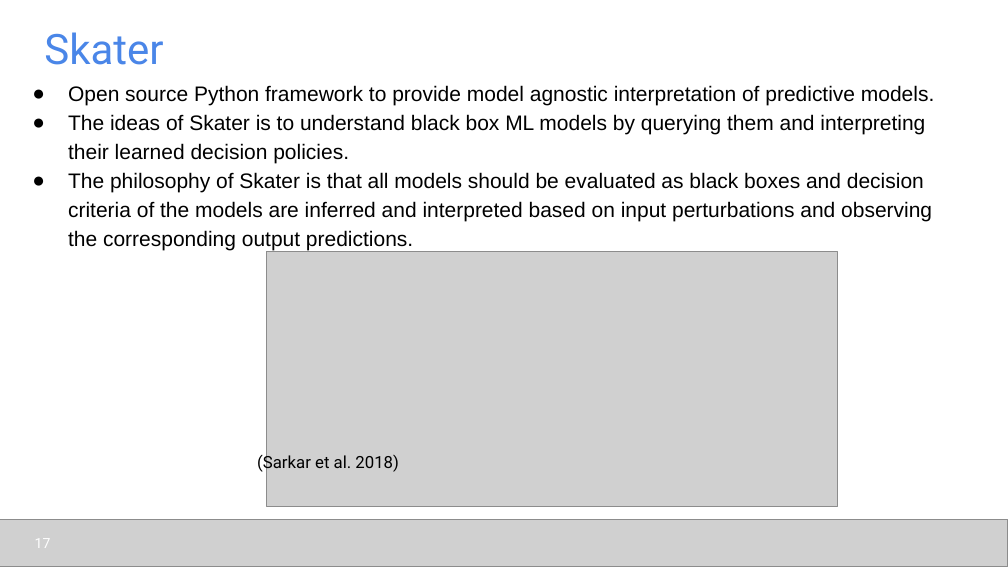
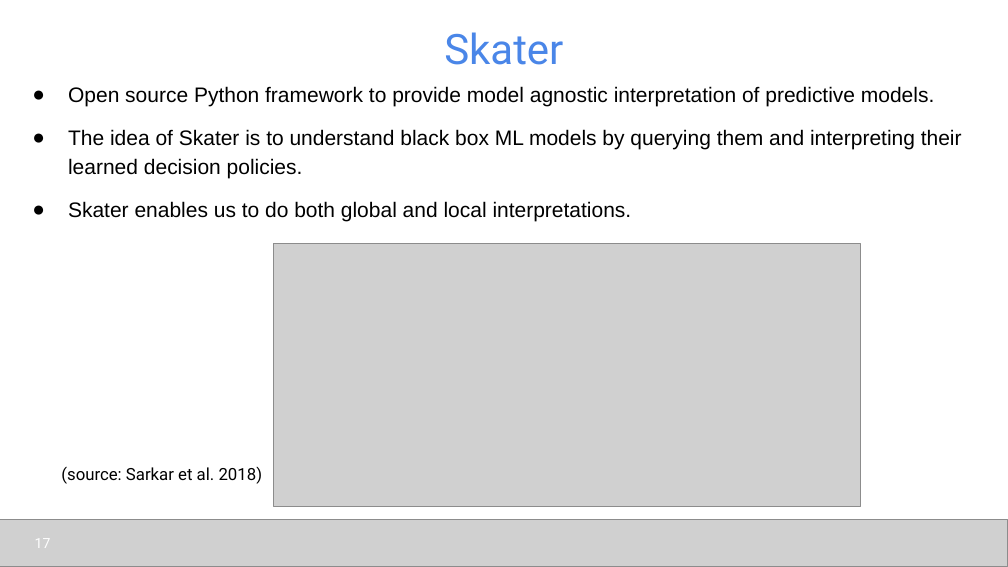
Before and after one commit to udel-cbcb/al_ml_workshop, a slide deck: slide 17 of Day_4/Lectures/Day_4_Lecture_2_Model_Tuning_Interpretation_Deployment.pptx. Drawn at 1008x567 pixels with LibreOffice and Linux fonts; fonts in the diff are those of the drawing; grey boxes stand for pictures. Boxes give left, top, right and bottom in pixels: in the first picture for what was removed or moved away, otherwise in the second. Text is boxed around its words. In the diff, an @@ line names an element or a change of style, - is before the commit and + after.

```diff
--- a/Day_4/Lectures/Day_4_Lecture_2_Model_Tuning_Interpretation_Deployment.pptx
+++ b/Day_4/Lectures/Day_4_Lecture_2_Model_Tuning_Interpretation_Deployment.pptx
@@ title "Skater" at (444, 32, 563, 65): alignment left to centre @@
@@ text at (68, 129, 962, 221): text changed @@
-● The ideas of Skater is to understand black box ML models by querying them and interpreting their learned decision policies.
-● The philosophy of Skater is that all models should be evaluated as black boxes and decision criteria of the models are inferred and interpreted based on input perturbations and observing the corresponding output predictions.
+● The idea of Skater is to understand black box ML models by querying them and interpreting their learned decision policies.
+● Skater enables us to do both global and local interpretations.
@@ picture: place and size @@
-picture at (267, 251, 838, 507)
+picture at (273, 243, 860, 506)
@@ text at (61, 467, 263, 484): text changed @@
-(Sarkar et al. 2018)
+(source: Sarkar et al. 2018)
```
Also in this commit, not shown: 16 other slides changed, 8 other files.
